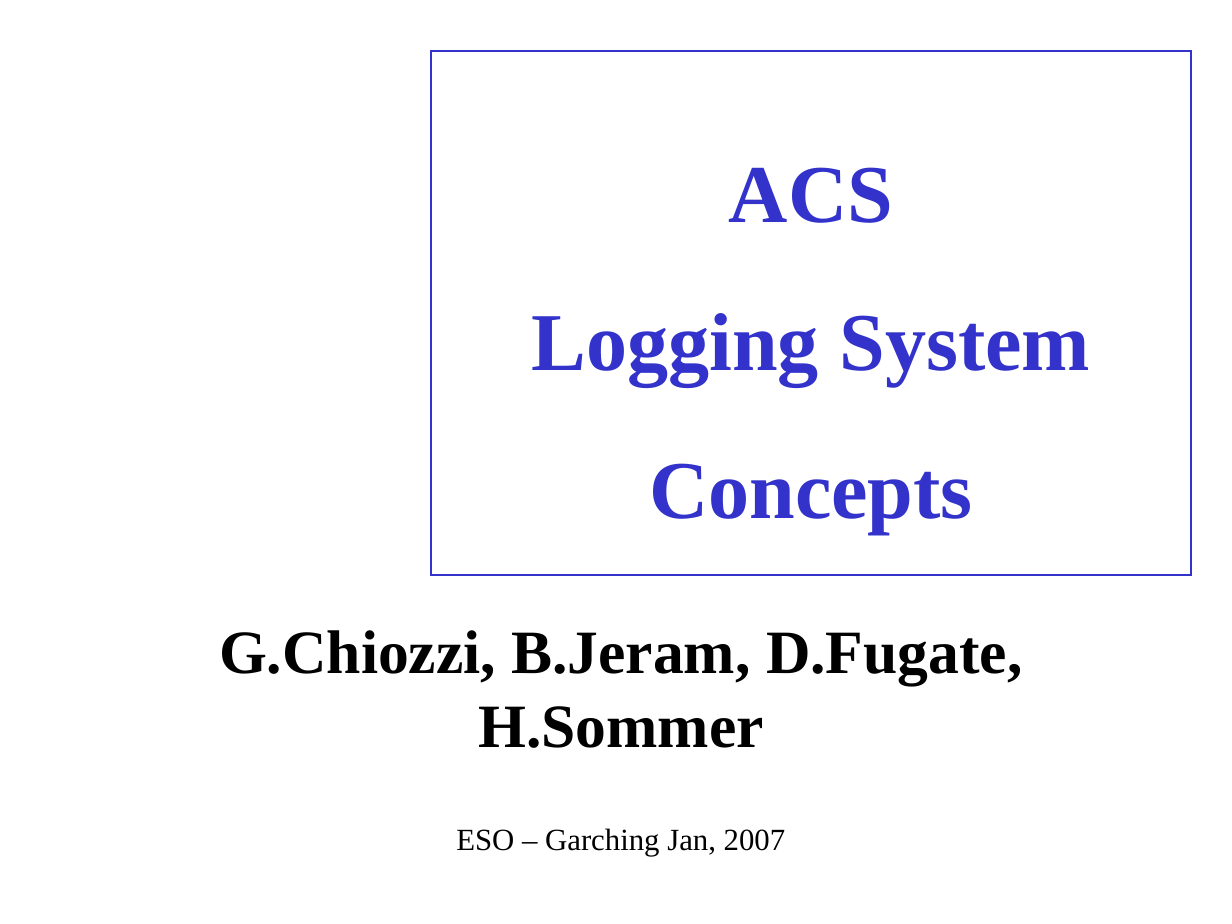
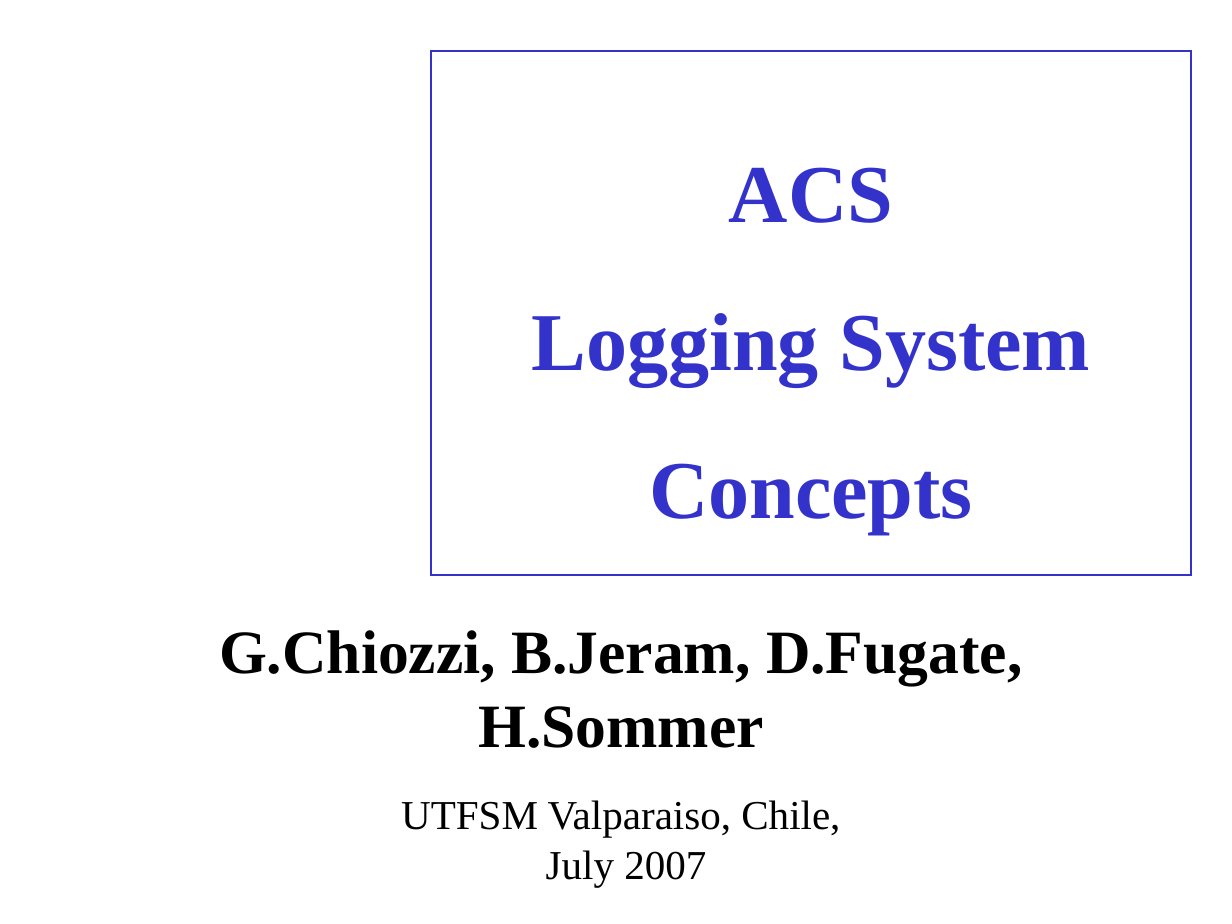
Before and after one commit to ACS-Community/ACS, a slide deck: slide 1 of Documents/ACS-Course/ACSCourse-ACSLoggingSystem.ppt. Drawn at 1232x924 pixels with LibreOffice and Linux fonts; fonts in the diff are those of the drawing; background and template pictures are left out. Boxes give left, top, right and bottom in pixels: in the first picture for what was removed or moved away, otherwise in the second. Text is boxed around its words. In the diff, an @@ line names an element or a change of style, - is before the commit and + after.

Commit message:
More updates for ACS Workshop/Course in Valparaiso.

```diff
--- a/Documents/ACS-Course/ACSCourse-ACSLoggingSystem.ppt
+++ b/Documents/ACS-Course/ACSCourse-ACSLoggingSystem.ppt
@@ text at [401,800,840,887]: text changed; size 18 to 24 pt @@
-ESO – Garching Jan, 2007
+UTFSM Valparaiso, Chile,
+July 2007
```
Also in this commit, not shown: 1 other slide changed, 2 other files.
